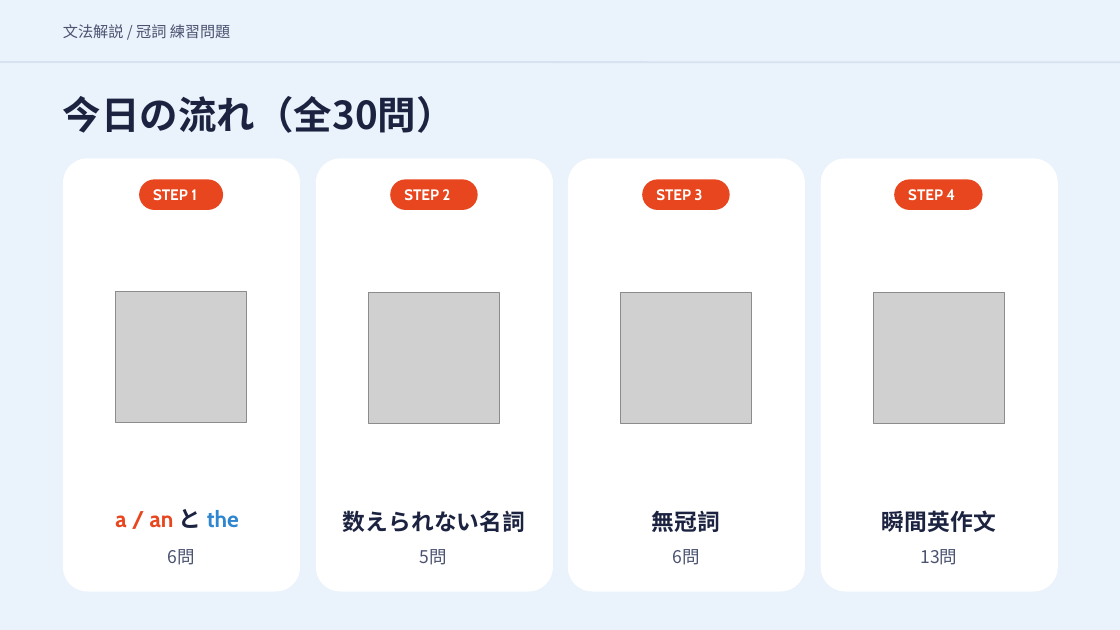
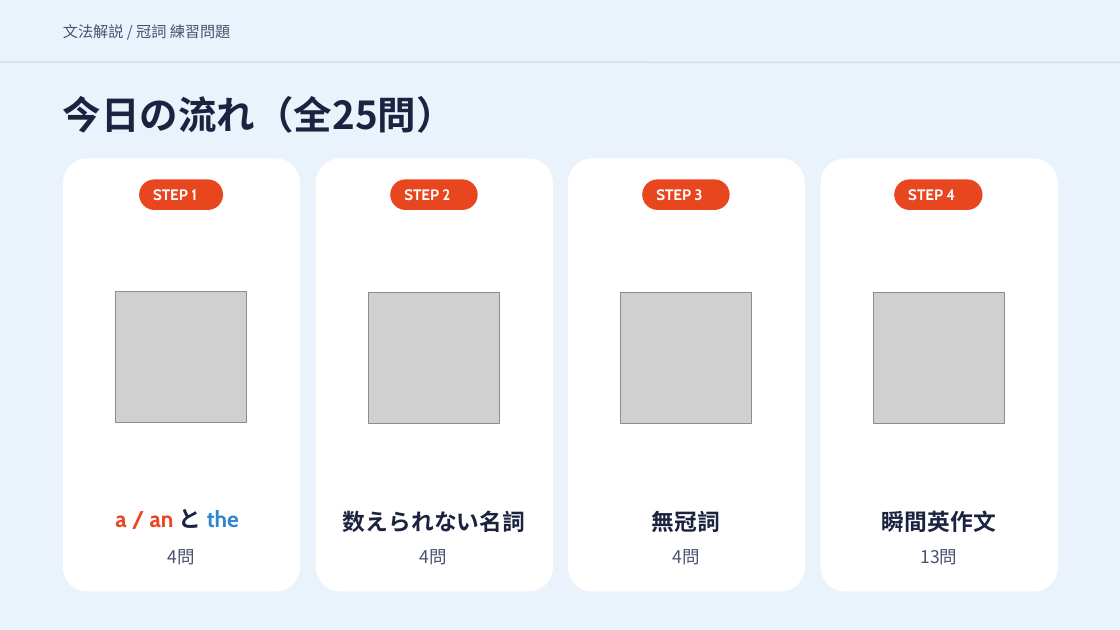
Before and after one commit to hinakajisaki-dev/hina-english, a slide deck: slide 3 of matome/articles-4/articles-4-slides.pptx. Drawn at 1120x630 pixels with LibreOffice and Linux fonts; fonts in the diff are those of the drawing; grey boxes stand for pictures. Boxes give left, top, right and bottom in pixels: in the first picture for what was removed or moved away, otherwise in the second. Text is boxed around its words. In the diff, an @@ line names an element or a change of style, - is before the commit and + after.

```diff
--- a/matome/articles-4/articles-4-slides.pptx
+++ b/matome/articles-4/articles-4-slides.pptx
@@ text at bbox=[63, 96, 455, 133]: text changed @@
-今日の流れ（全30問）
+今日の流れ（全25問）
@@ text at bbox=[168, 549, 195, 565]: text changed @@
-6問
+4問
@@ text at bbox=[420, 549, 447, 565]: text changed @@
-5問
+4問
@@ text at bbox=[673, 549, 700, 565]: text changed @@
-6問
+4問
```
Also in this commit, not shown: 52 other slides changed, 10 slides removed, 3 other files.
